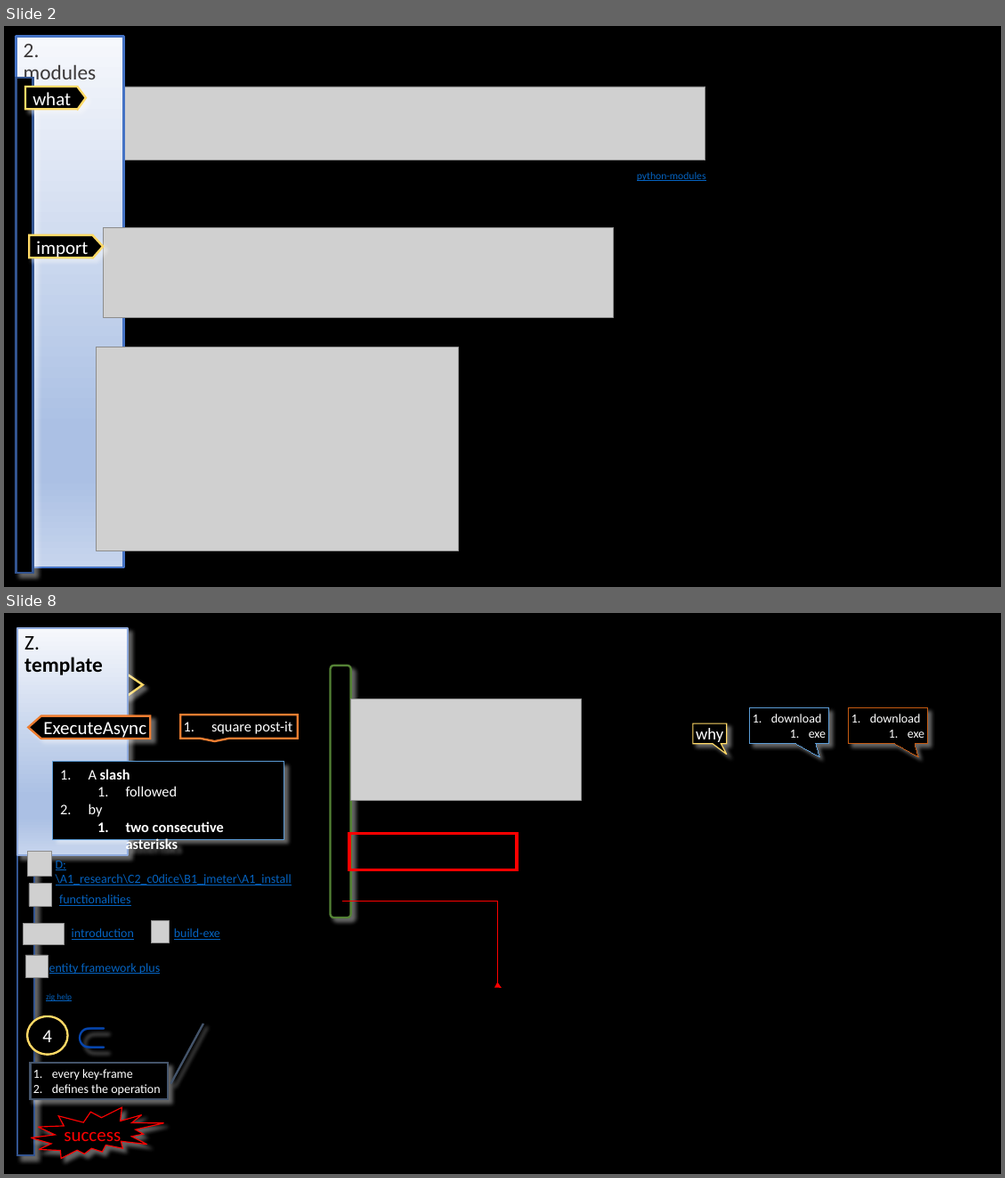
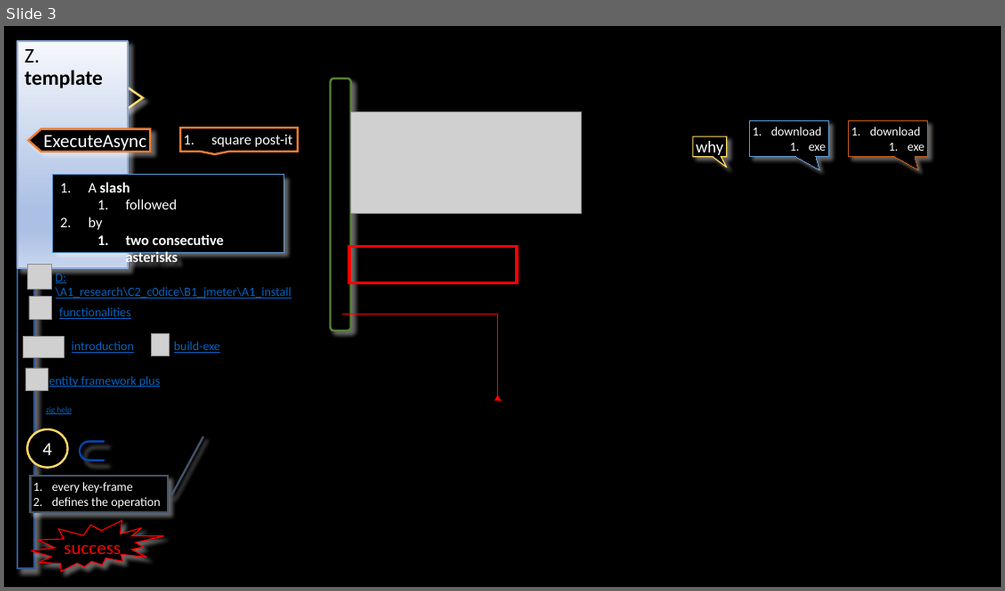
Before and after one commit to 1010836/portfolio, a slide deck: python/language/structure/structure.pptx. Shown one above the other, each under a label of ours: slides 2 and 8 before the commit, slide 3 after it; the slides between them are not shown. The pictures are 1005x1178 and 1005x591 pixels, drawn with LibreOffice and Linux fonts; fonts in the diff are those of the drawing; grey boxes stand for pictures; background and template pictures are left out. Boxes give left, top, right and bottom in pixels: in the first picture for what was removed or moved away, otherwise in the second. Text is boxed around its words. In the diff, an @@ line names an element or a change of style, - is before the commit and + after.

Commit message:
python

```diff
--- a/python/language/structure/structure.pptx
+++ b/python/language/structure/structure.pptx
@@ slide 2 removed at (x1=4, y1=26, x2=1001, y2=587), background #000000 @@
@@ title removed at (x1=16, y1=37, x2=123, y2=66) @@
-2. modules
@@ rectangle removed at (x1=16, y1=78, x2=33, y2=572) @@
@@ freeform shape removed at (x1=25, y1=87, x2=86, y2=109) @@
-what
@@ picture removed at (x1=86, y1=87, x2=705, y2=160) @@
@@ text removed at (x1=637, y1=172, x2=706, y2=181) @@
-python-modules
@@ freeform shape removed at (x1=30, y1=235, x2=104, y2=257) @@
-import
@@ picture removed at (x1=103, y1=227, x2=614, y2=317) @@
@@ picture removed at (x1=96, y1=346, x2=458, y2=551) @@
@@ what was slide 8 is now slide 3 @@
```
Also in this commit, not shown: 1 slide changed, 1 slide added, 5 other slides removed, 30 other files.
